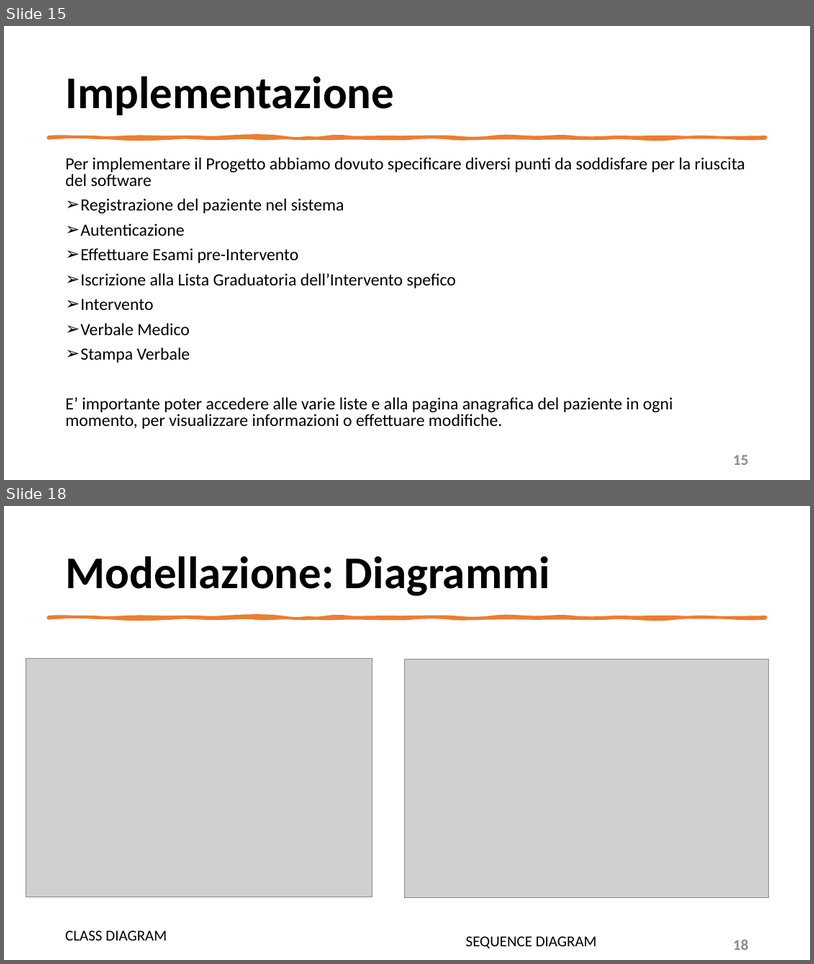
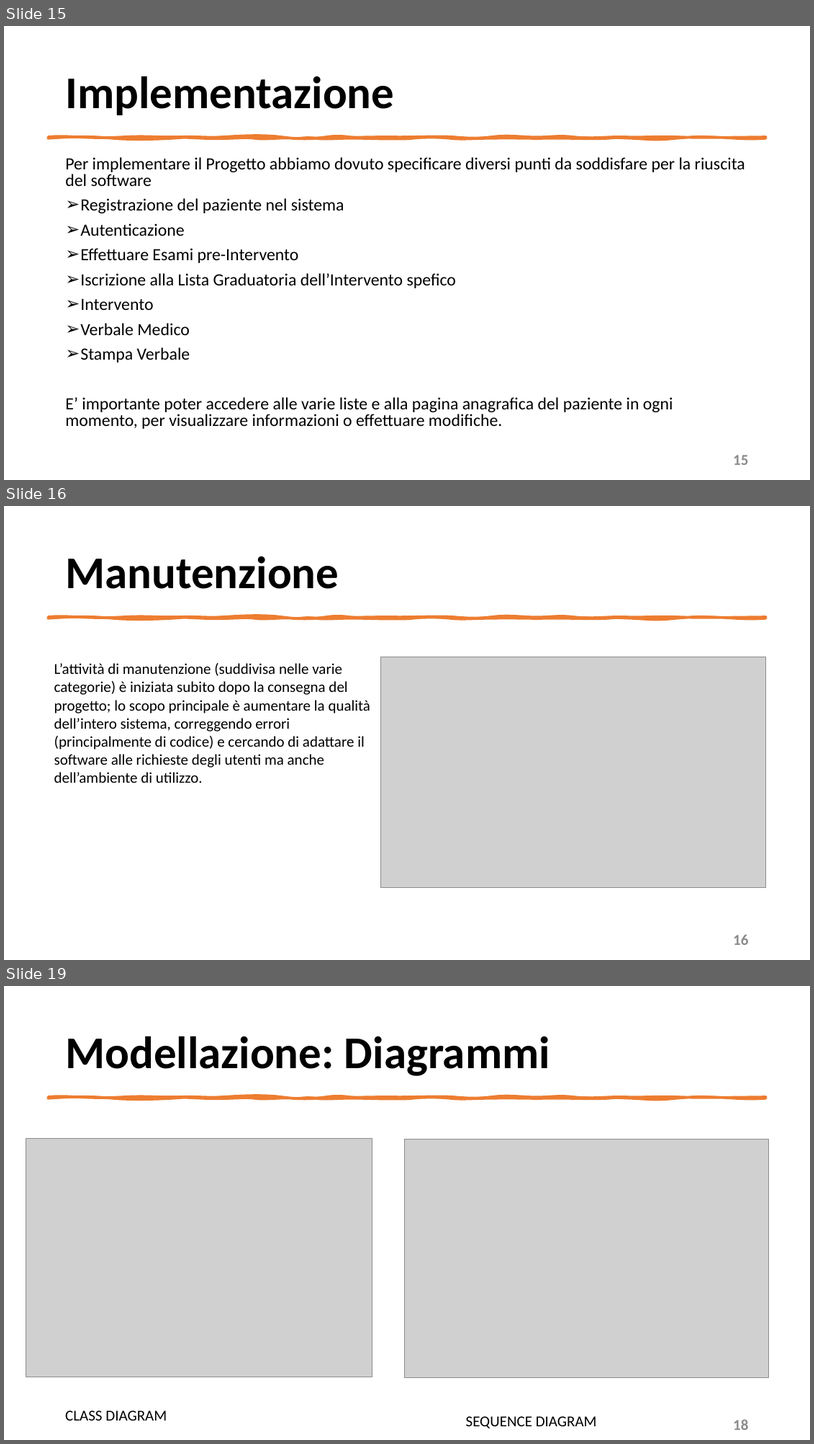
Before and after one commit to mangilimatteo/Progetto_Ingegneria_Software_Cattaneo_Mangili_Saini, a slide deck: Presentazione/Presentazione_Progetto.pptx. Shown one above the other, each under a label of ours: slides 15 and 18 before the commit, slides 15, 16 and 19 after it; the slides between them are not shown. The pictures are 814x964 and 814x1444 pixels, drawn with LibreOffice and Linux fonts; fonts in the diff are those of the drawing; grey boxes stand for pictures. Boxes give left, top, right and bottom in pixels: in the first picture for what was removed or moved away, otherwise in the second. Text is boxed around its words. In the diff, an @@ line names an element or a change of style, - is before the commit and + after.

Commit message:
Update Presentazione
Manutenzione

```diff
--- a/Presentazione/Presentazione_Progetto.pptx
+++ b/Presentazione/Presentazione_Progetto.pptx
@@ slide 16 added at bbox=[4, 506, 810, 960], background #FFFFFF @@
@@ title added at bbox=[65, 556, 339, 589], 54 pt, text #000000, bold @@
+Manutenzione
@@ freeform shape added at bbox=[48, 617, 766, 618], fill #ED7D31, outline #ED7D31 3.25 pt @@
@@ picture added at bbox=[381, 656, 766, 888] @@
@@ text added at bbox=[54, 663, 371, 782], 18 pt, text #000000 @@
+L’attività di manutenzione (suddivisa nelle varie categorie) è iniziata subito dopo la consegna del progetto; lo scopo principale è aumentare la qualità dell’intero sistema, correggendo errori (principalmente di codice) e cercando di adattare il software alle richieste degli utenti ma anche dell’ambiente di utilizzo.
@@ page number added at bbox=[733, 934, 748, 944], 18 pt, text #8C8C8C, bold @@
+16
@@ what was slide 18 is now slide 19 @@
```
Also in this commit, not shown: 2 slides changed, 1 other file.
